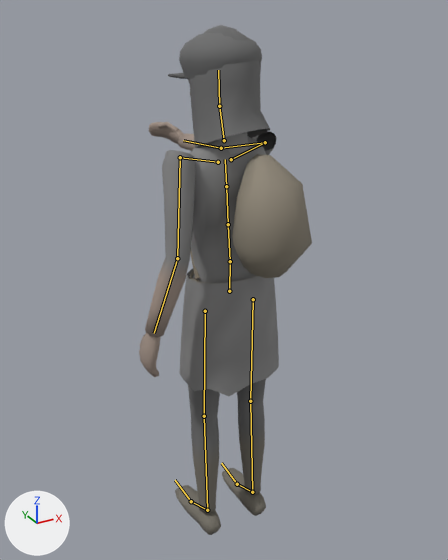
An edit to the glTF model assets/models/characters/skaa_man.glb, drawn before and after from the same camera.
One viewpoint serves both versions: a 50 mm lens placed at (-0.912, -1.618, 1.82), pointed at (0.067, 0.162, 0.93). Arrows for +X, +Y and +Z are at lower left; the lights stay in place. The picture after the commit comes second. Both versions are drawn at frame 7 of the action 'pull'; the numbers are the values there. The bones that change, and the others that lie on the model, are drawn over the model as lines.

Names of what the first picture shows: 'G_cap', 'G_hood', 'G_sack', 'G_scarf', 'Skaa_man'.
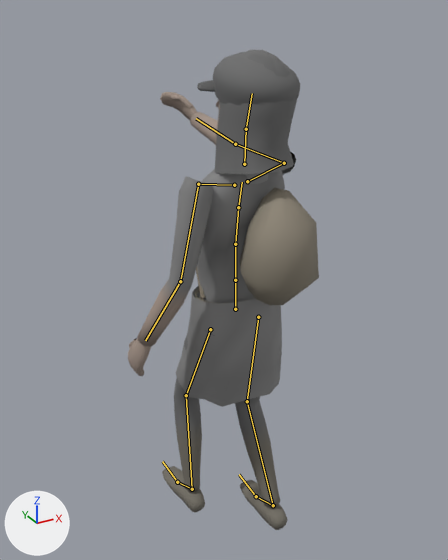
What differs and where, as boxes [x1, y1, x2, y2] in the pictures (448 x 560 px):
'Skaa_man', posed (20% wider)
    before: [139, 78, 279, 535]
    after: [128, 92, 296, 530]
'G_sack', posed
    before: [190, 154, 312, 281]
    after: [196, 188, 319, 305]
'G_hood', posed
    before: [189, 25, 270, 148]
    after: [215, 50, 297, 174]
'G_cap', posed
    before: [168, 33, 262, 79]
    after: [197, 52, 300, 106]
bone 'Hips', root to tip
    before: (229, 291) to (230, 261)
    after: (235, 309) to (235, 280)
bone 'Spine', root to tip
    before: (230, 261) to (228, 224)
    after: (235, 280) to (235, 244)
bone 'Chest', root to tip
    before: (228, 224) to (226, 186)
    after: (235, 244) to (238, 207)
bone 'UpperChest', root to tip
    before: (226, 186) to (225, 159)
    after: (238, 207) to (242, 182)
bone 'RightUpperLeg', root to tip
    before: (253, 299) to (250, 401)
    after: (258, 317) to (247, 401)
bone 'RightLowerLeg', root to tip
    before: (250, 401) to (252, 492)
    after: (247, 401) to (273, 505)
bone 'RightFoot', root to tip
    before: (252, 492) to (237, 484)
    after: (273, 505) to (256, 496)
bone 'LeftUpperLeg', root to tip
    before: (205, 311) to (204, 416)
    after: (210, 329) to (186, 395)
bone 'LeftLowerLeg', root to tip
    before: (204, 416) to (207, 510)
    after: (186, 395) to (192, 489)
bone 'LeftFoot', root to tip
    before: (207, 510) to (191, 501)
    after: (192, 489) to (177, 482)

The change in detail:
Bone 'Hips' (bone_hips) moves from (0.0, 0.0, 0.0) to (0.0, -0.05, -0.038).
Bone 'Spine' (bone_spine) turns from (3, 4, 0) to (-2, 4, 0) degrees about its own x, y and z.
Bone 'Chest' (bone_chest) turns from (4, 5, 0) to (-2, 5, 0) degrees about its own x, y and z.
Bone 'UpperChest' (bone_upperchest) turns from (4, 5, 0) to (-2, 5, 0) degrees about its own x, y and z.
Bone 'RightUpperLeg' (bone_rightupperleg) turns from (0, 0, 0) to (12, 0, -2) degrees about its own x, y and z.
Bone 'RightLowerLeg' (bone_rightlowerleg) turns from (0, 0, 0) to (-33, 0, 0) degrees about its own x, y and z.
Bone 'RightFoot' (bone_rightfoot) turns from (0, 0, 0) to (21, 2, 2) degrees about its own x, y and z.
Bone 'LeftUpperLeg' (bone_leftupperleg) turns from (0, 0, 0) to (26, 0, 0) degrees about its own x, y and z.
Bone 'LeftLowerLeg' (bone_leftlowerleg) turns from (0, 0, 0) to (-29, 0, 0) degrees about its own x, y and z.
Bone 'LeftFoot' (bone_leftfoot) turns from (0, 0, 0) to (2, 0, 0) degrees about its own x, y and z.
